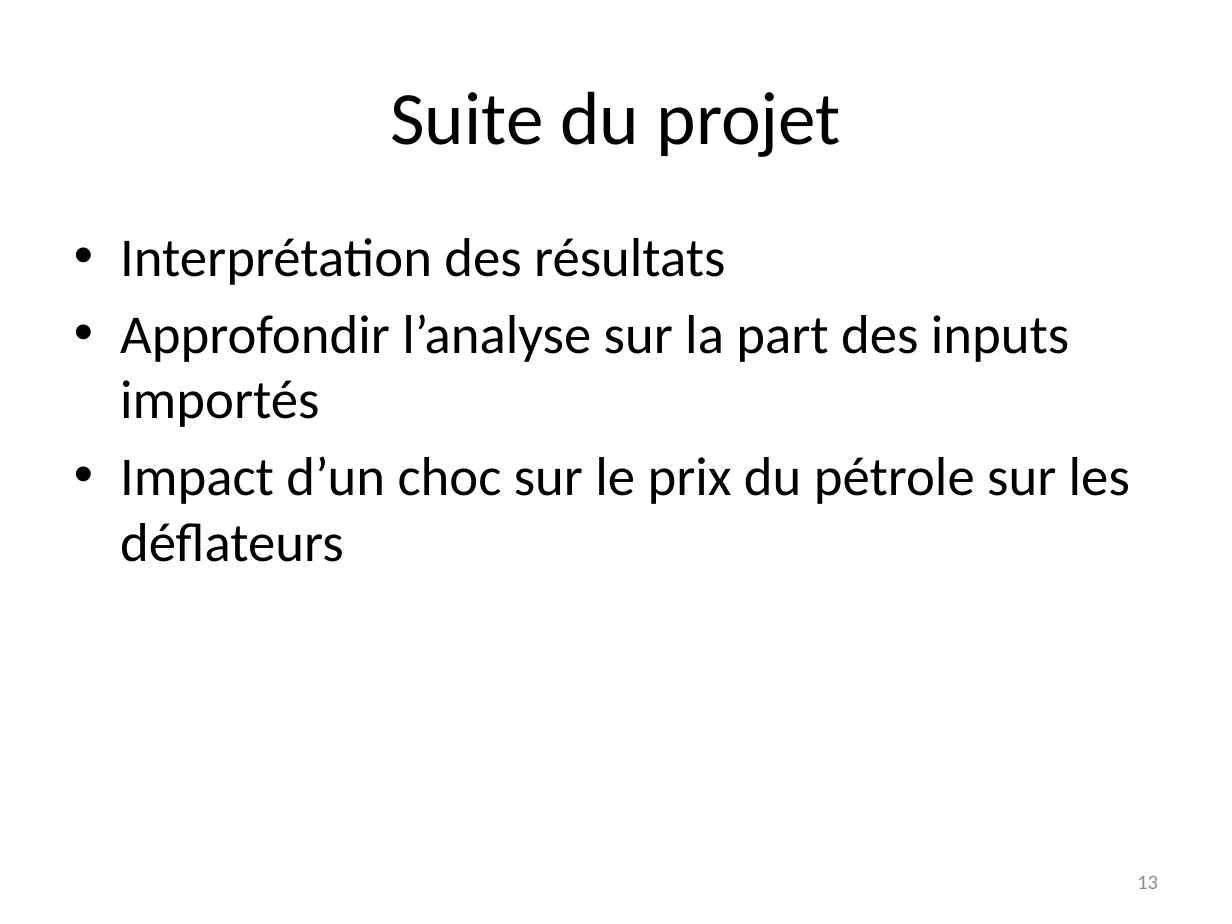
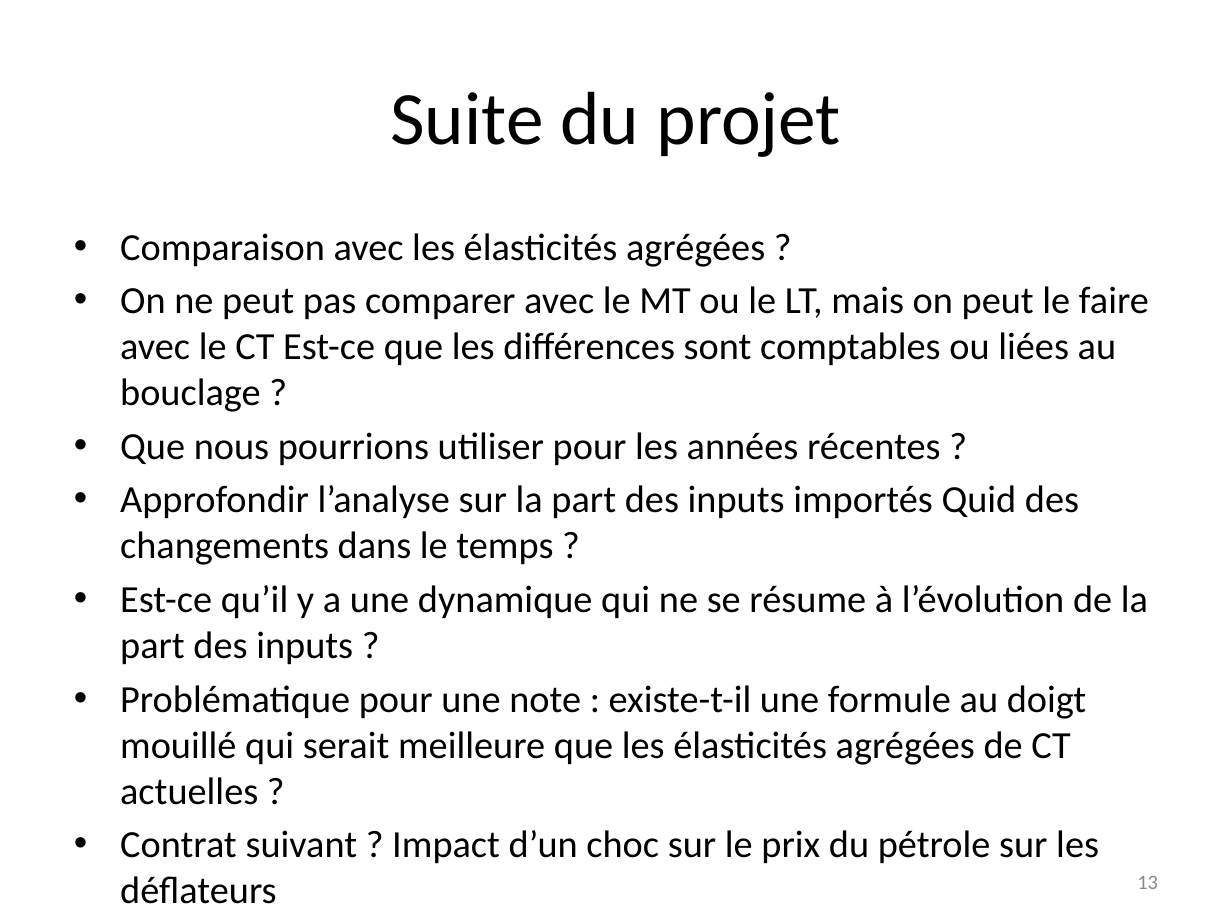
Before and after one commit to gdaudin/OFCE_CommerceVA, a slide deck: slide 13 of c17255-Point d’étape projet WIOD TIVA.pptx. Drawn at 1232x924 pixels with LibreOffice and Linux fonts; fonts in the diff are those of the drawing. Boxes give left, top, right and bottom in pixels: in the first picture for what was removed or moved away, otherwise in the second. Text is boxed around its words. In the diff, an @@ line names an element or a change of style, - is before the commit and + after.

Commit message:
maj diapo de conclusion

```diff
--- a/c17255-Point d’étape projet WIOD TIVA.pptx
+++ b/c17255-Point d’étape projet WIOD TIVA.pptx
@@ text at bbox=[120, 233, 1149, 904]: text changed; size 32 to 22.4 pt @@
-• Interprétation des résultats
-• Approfondir l’analyse sur la part des inputs importés
-• Impact d’un choc sur le prix du pétrole sur les déflateurs
+• Comparaison avec les élasticités agrégées ?
+• On ne peut pas comparer avec le MT ou le LT, mais on peut le faire avec le CT Est-ce que les différences sont comptables ou liées au bouclage ?
+• Que nous pourrions utiliser pour les années récentes ?
+• Approfondir l’analyse sur la part des inputs importés Quid des changements dans le temps ?
+• Est-ce qu’il y a une dynamique qui ne se résume à l’évolution de la part des inputs ?
+• Problématique pour une note : existe-t-il une formule au doigt mouillé qui serait meilleure que les élasticités agrégées de CT actuelles ?
+• Contrat suivant ? Impact d’un choc sur le prix du pétrole sur les déflateurs
```
